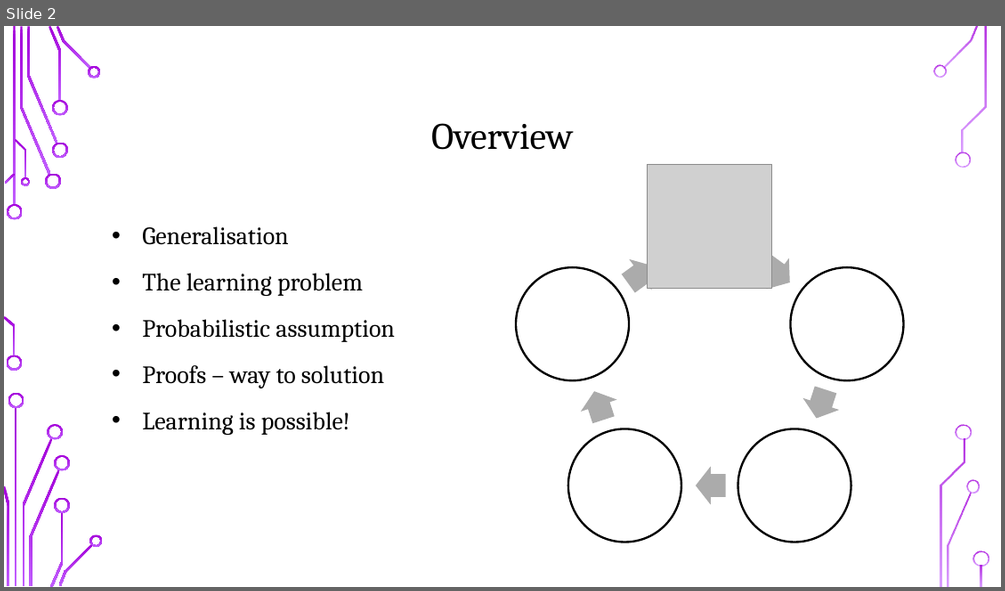
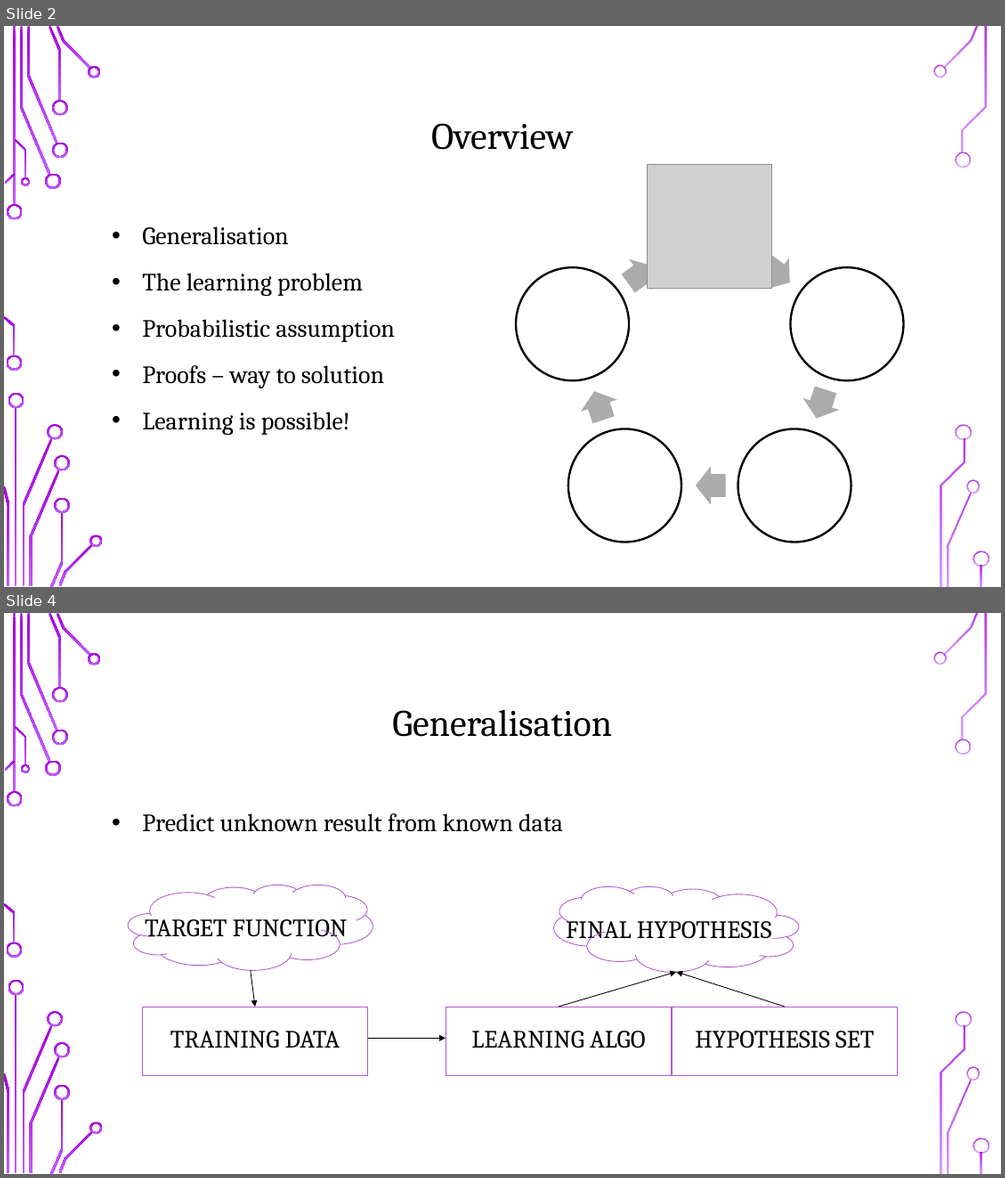
Before and after one commit to UOMDSS/workshops-2021-2022, a slide deck: semester-2-2021-2022/week-8-theory-of-generalisation/Theory_of_Generalisation.pptx. Shown one above the other, each under a label of ours: slide 2 before the commit, slides 2 and 4 after it; the slides between them are not shown. The pictures are 1005x591 and 1005x1178 pixels, drawn with LibreOffice and Linux fonts; fonts in the diff are those of the drawing; grey boxes stand for pictures; background and template pictures are left out. Boxes give left, top, right and bottom in pixels: in the first picture for what was removed or moved away, otherwise in the second. Text is boxed around its words. In the diff, an @@ line names an element or a change of style, - is before the commit and + after.

Commit message:
Add graph of learning

```diff
--- a/semester-2-2021-2022/week-8-theory-of-generalisation/Theory_of_Generalisation.pptx
+++ b/semester-2-2021-2022/week-8-theory-of-generalisation/Theory_of_Generalisation.pptx
@@ slide 4 added at [4,613,1001,1174], background picture (left out); not listed: 36 template elements that a slide beside it also shows @@
@@ title added at [392,709,612,737], 36 pt, text #000000 @@
+Generalisation
@@ text added at [142,813,563,832], 24 pt, text #000000 @@
+• Predict unknown result from known data
@@ group added at [128,884,898,1075]: 5 texts, 4 arrows, 3 rectangles, 2 clouds @@
+TARGET FUNCTION
+TRAINING DATA
+LEARNING ALGO
+HYPOTHESIS SET
+FINAL HYPOTHESIS
```
Also in this commit, not shown: 1 other slide added.
